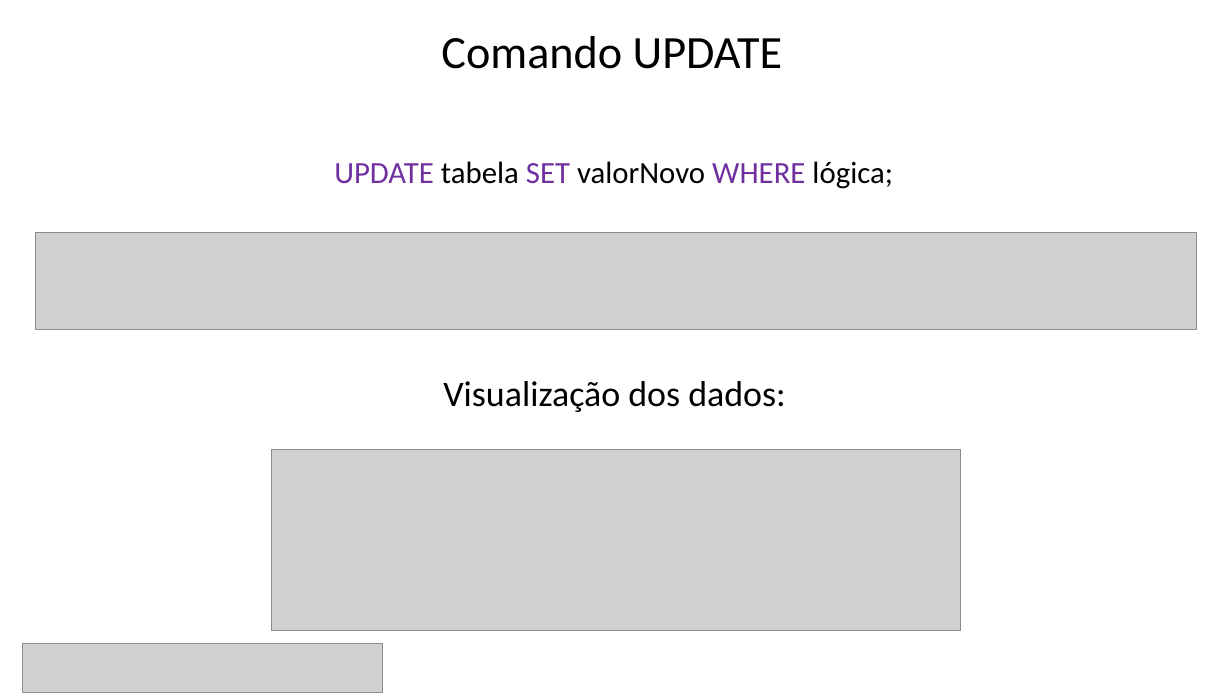
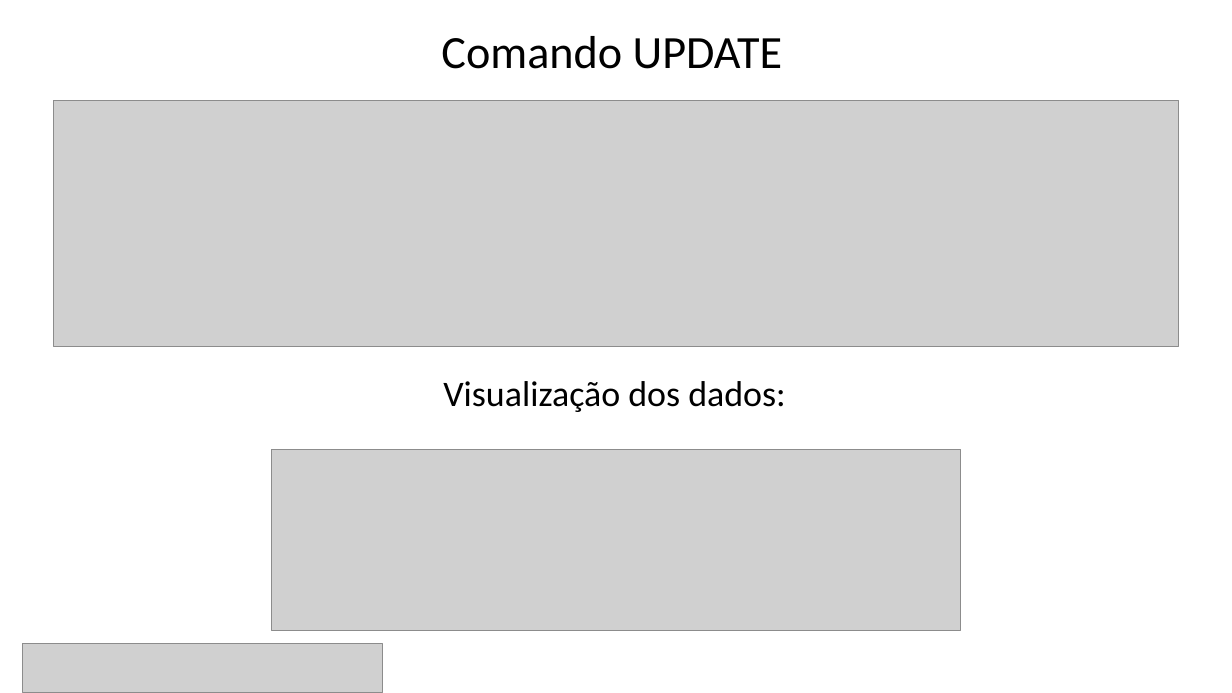
Before and after one commit to Felipe-Tagawa/C07-Monitoria, a slide deck: slide 5 of Aula 03/ComandosBásicos.pptx. Drawn at 1232x693 pixels with LibreOffice and Linux fonts; fonts in the diff are those of the drawing; grey boxes stand for pictures; background and template pictures are left out. Boxes give left, top, right and bottom in pixels: in the first picture for what was removed or moved away, otherwise in the second. Text is boxed around its words. In the diff, an @@ line names an element or a change of style, - is before the commit and + after.

```diff
--- a/Aula 03/ComandosBásicos.pptx
+++ b/Aula 03/ComandosBásicos.pptx
@@ picture added at (54,100,1179,347) @@
@@ text removed at (334,161,893,189) @@
-UPDATE tabela SET valorNovo WHERE lógica;
@@ picture removed at (35,232,1196,329) @@
```
Also in this commit, not shown: 4 other slides changed, 12 slides added, 6 slides removed, 1 other file.
